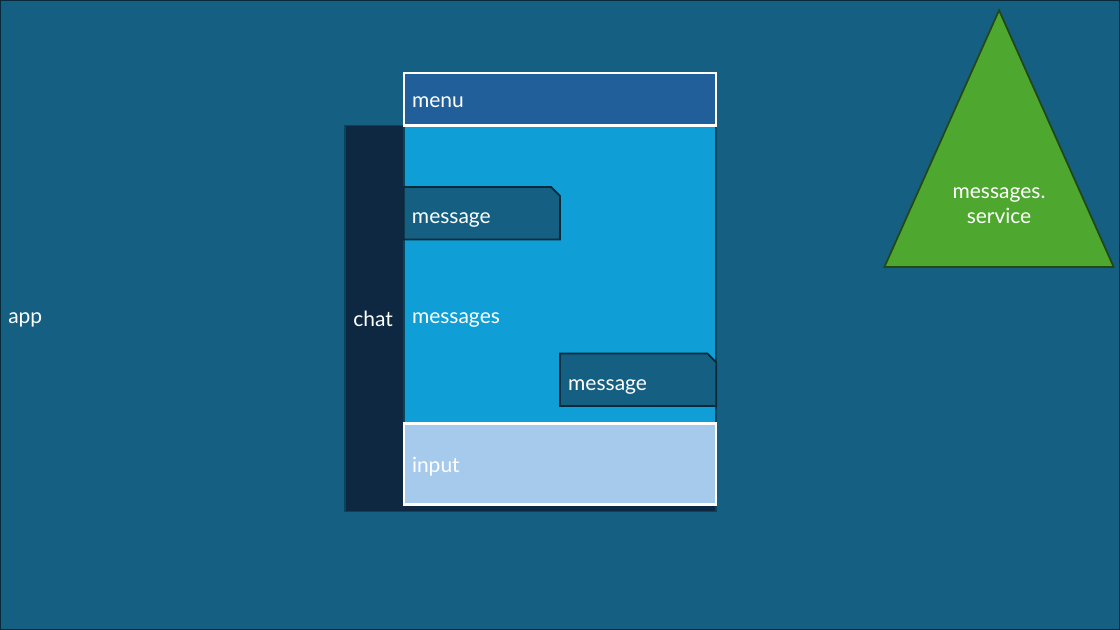
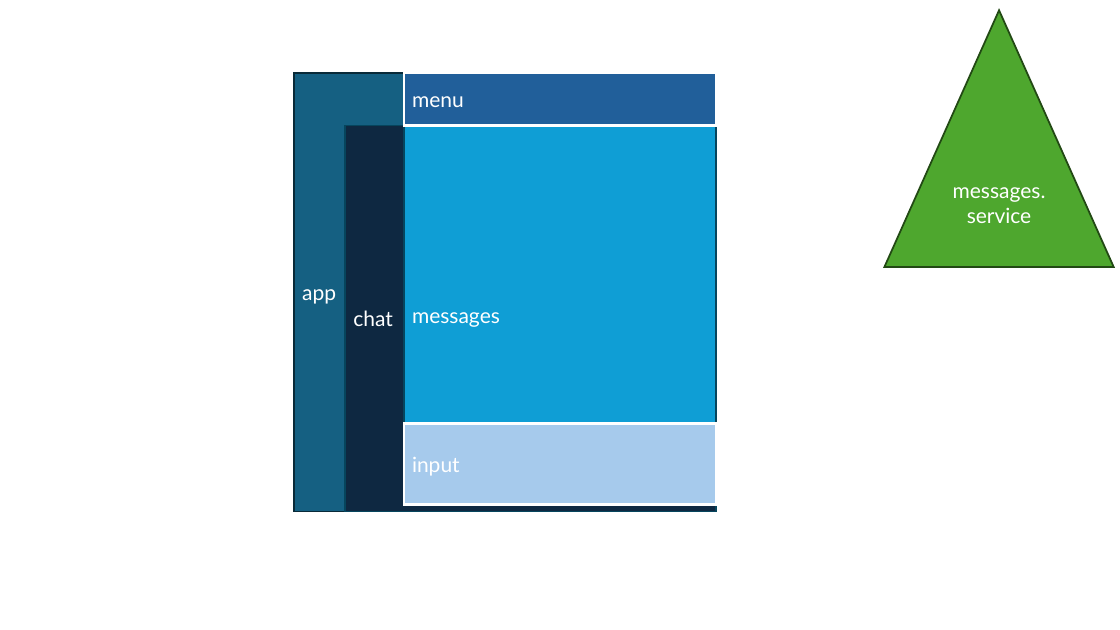
Before and after one commit to christried/ChatBotBA, a slide deck: slide 1 of docs/App Struktur.pptx. Drawn at 1120x630 pixels with LibreOffice and Linux fonts; fonts in the diff are those of the drawing. Boxes give left, top, right and bottom in pixels: in the first picture for what was removed or moved away, otherwise in the second. Text is boxed around its words. In the diff, an @@ line names an element or a change of style, - is before the commit and + after.

```diff
--- a/docs/App Struktur.pptx
+++ b/docs/App Struktur.pptx
@@ rectangle "app": place and size @@
-rectangle "app" at (0,0,1120,630)
+rectangle "app" at (294,73,717,512)
@@ snip rect removed at (404,187,560,239) @@
-message
@@ snip rect removed at (560,354,717,406) @@
-message
```
Also in this commit, not shown: 5 other files.
